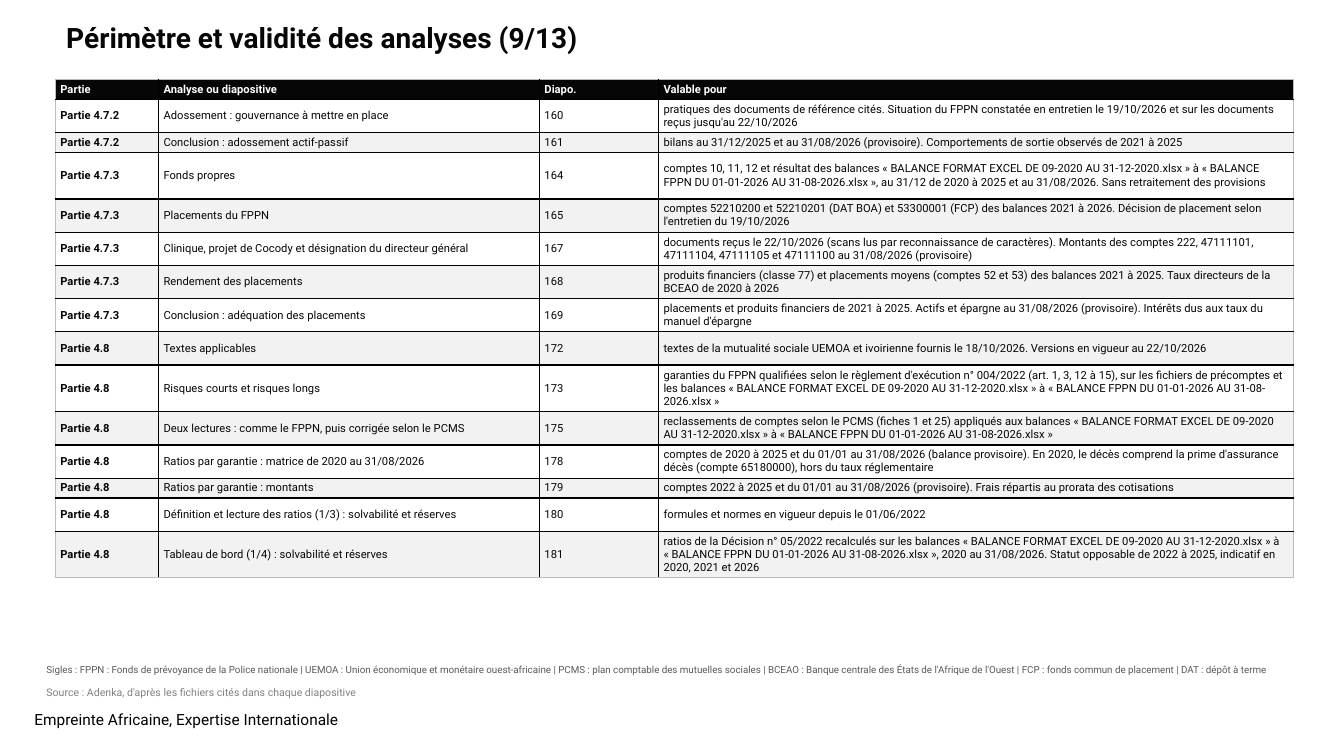
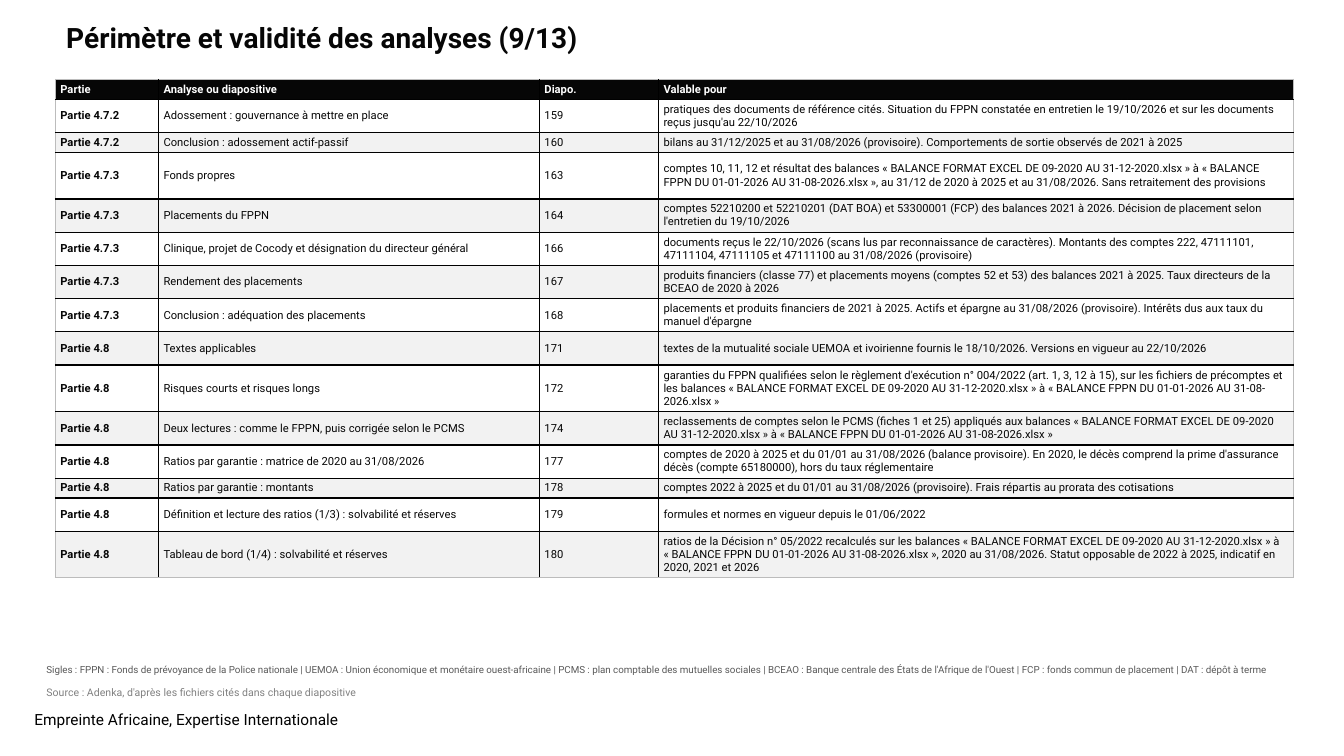
Before and after one commit to siakoel-art/FPPN, a slide deck: slide 276 of rapport/FPPN_Rapport_actuariel_statistique_20261109.pptx (slide 277 before the commit). Drawn at 1344x756 pixels with LibreOffice and Linux fonts; fonts in the diff are those of the drawing; background and template pictures are left out. Boxes give left, top, right and bottom in pixels: in the first picture for what was removed or moved away, otherwise in the second. Text is boxed around its words. In the diff, an @@ line names an element or a change of style, - is before the commit and + after.

```diff
--- a/rapport/FPPN_Rapport_actuariel_statistique_20261109.pptx
+++ b/rapport/FPPN_Rapport_actuariel_statistique_20261109.pptx
@@ table at box(55, 80, 1294, 579) @@
-row 2, column 3: 160
+row 2, column 3: 159
-row 3, column 3: 161
+row 3, column 3: 160
-row 4, column 3: 164
+row 4, column 3: 163
-row 5, column 3: 165
+row 5, column 3: 164
-row 6, column 3: 167
+row 6, column 3: 166
-row 7, column 3: 168
+row 7, column 3: 167
-row 8, column 3: 169
+row 8, column 3: 168
-row 9, column 3: 172
+row 9, column 3: 171
-row 10, column 3: 173
+row 10, column 3: 172
-row 11, column 3: 175
+row 11, column 3: 174
-row 12, column 3: 178
+row 12, column 3: 177
-row 13, column 3: 179
+row 13, column 3: 178
-row 14, column 3: 180
+row 14, column 3: 179
-row 15, column 3: 181
+row 15, column 3: 180
```
Also in this commit, not shown: 77 other slides changed, 1 slide removed, 11 other files.
